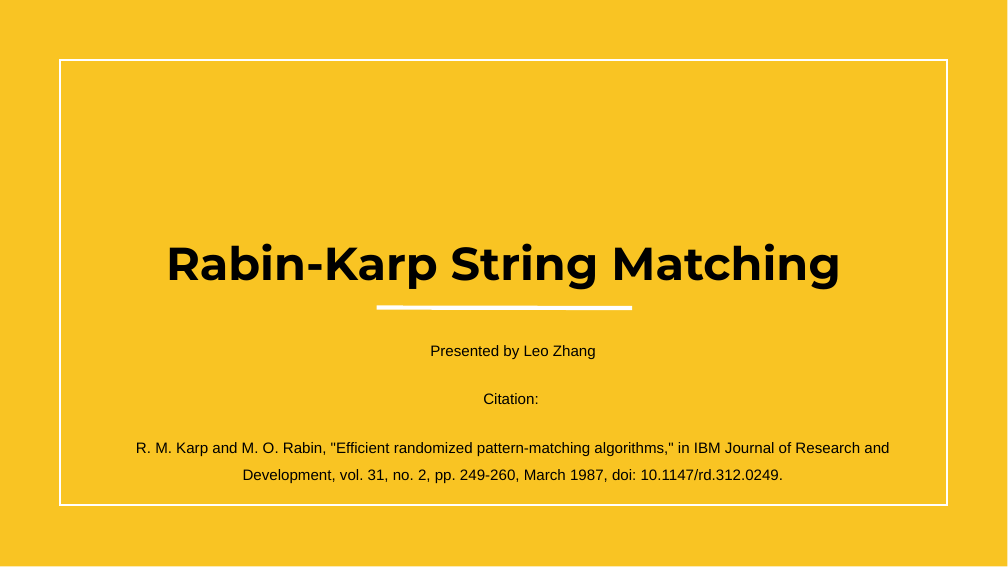
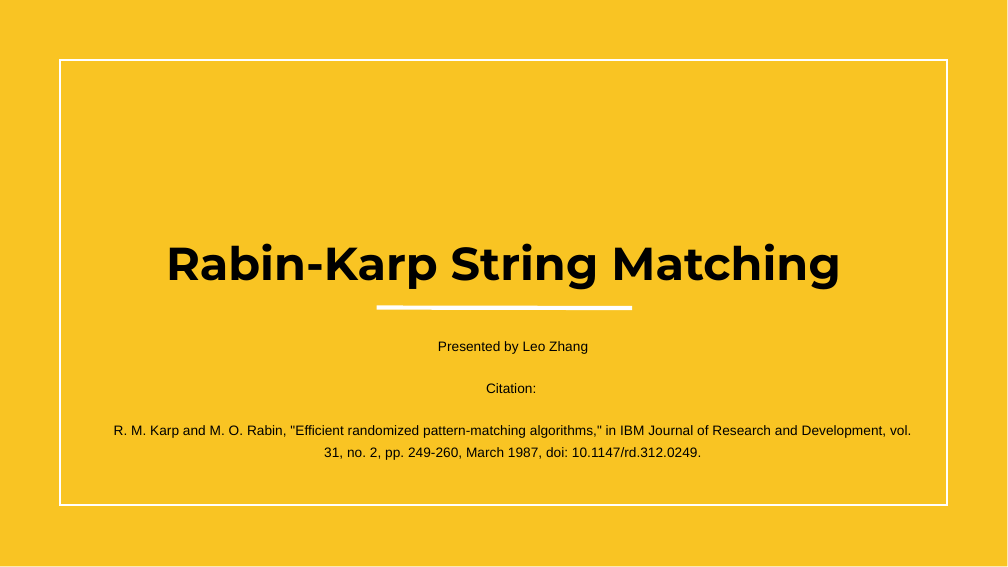
Before and after one commit to centuryhopper/Fall2022CourseContents, a slide deck: slide 1 of CAP6515/paper_presentation_files/rabin-karp-presentation.pptx. Drawn at 1008x567 pixels with LibreOffice and Linux fonts; fonts in the diff are those of the drawing; background and template pictures are left out. Boxes give left, top, right and bottom in pixels: in the first picture for what was removed or moved away, otherwise in the second. Text is boxed around its words. In the diff, an @@ line names an element or a change of style, - is before the commit and + after.

```diff
--- a/CAP6515/paper_presentation_files/rabin-karp-presentation.pptx
+++ b/CAP6515/paper_presentation_files/rabin-karp-presentation.pptx
@@ subtitle "Presented by Leo Zhang" at (114,341,911,460): size 14.4 to 13.1 pt; line spacing 1.5 to 1.3 @@
```
Also in this commit, not shown: 6 other slides changed.
